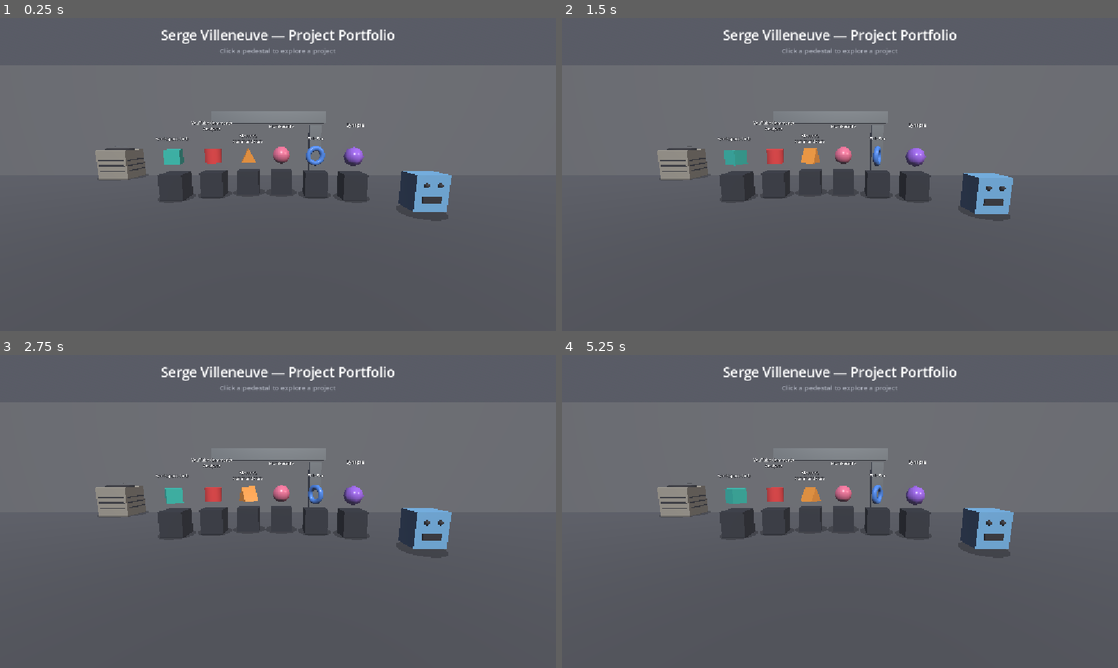
Above: before the commit, frames 1-4 (two rows, left to right).
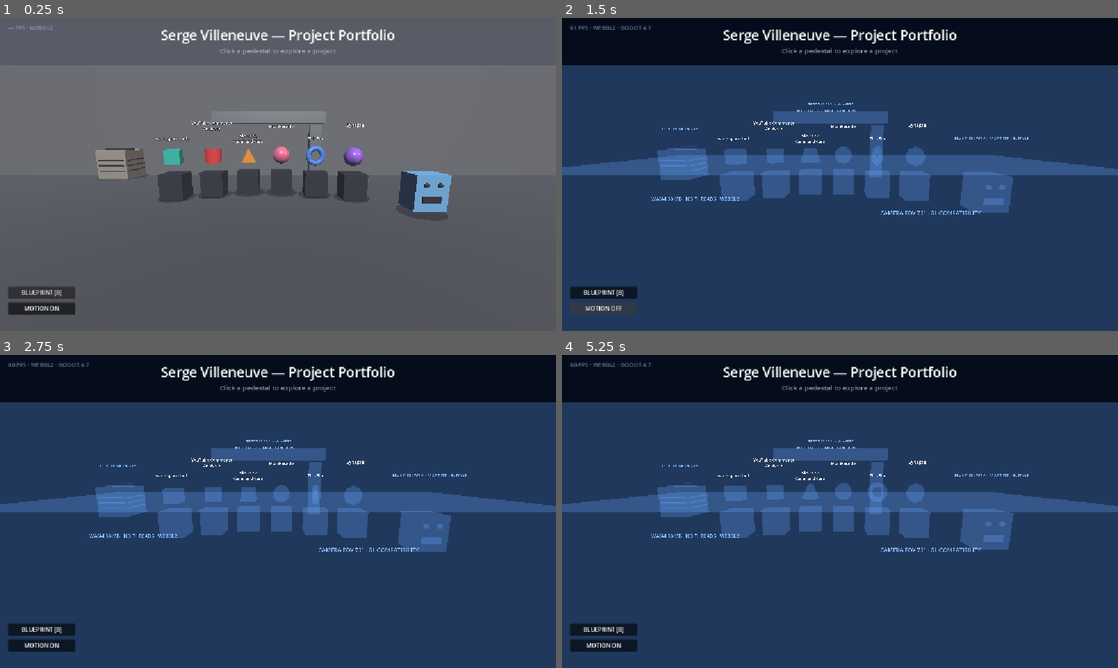
Above: after the commit, the same moments.

Repository: sergeville/Godot-3D-Webpage
Game: Godot game, scene res://scenes/boot/boot_screen.tscn
The game is run twice, just before and just after one commit, with the same random seed, the same clock (stepped at 60 frames per second) and the same inputs.
Inputs (mouse positions are in pixels of both pictures, inside the frame that each line leads up to):
- Up to frame 1 (0.25 s): no input
- Up to frame 2 (1.5 s): click (600, 293) at 0.5 s, where only the run after the commit has a clickable "BLUEPRINT [B]"; click (600, 309) at 1.25 s, where only the run after the commit has a clickable "MOTION ON"
- Up to frame 3 (2.75 s): click (38, 646) at 2 s, where only the run after the commit has a clickable "MOTION OFF"
- Up to frame 4 (5.25 s): click (600, 630) at 2.75 s, where only the run after the commit has a clickable "BLUEPRINT [B]"; click (600, 646) at 3.5 s, where only the run after the commit has a clickable "MOTION ON"; click (600, 646) at 4.25 s, where only the run after the commit has a clickable "MOTION OFF"; click (600, 630) at 5 s, where only the run after the commit has a clickable "BLUEPRINT [B]"

The runs differ from the first frame. In frame 1, 0.9% of the frame differs, in the area x 1-14%, y 2-95%; in frame 2, 99%; in frame 3, 99%; in frame 4, 99%, in the area x 0-100%, y 0-100%.

Commit message:
Add blueprint mode, control chips, and telemetry strip (MOV-170)
Inspired by dreiraum.studio:
- Blueprint mode (B key or chip): every mesh swaps to a shared unshaded
  translucent blueprint-blue material via material_override, environment
  goes navy, contact shadows hide, Label3D engineering callouts appear
  (condenser, duct run, pedestal count, buddy, wasm/webgl build info)
- Control chips bottom-left: BLUEPRINT [B] + MOTION ON/OFF (pauses the
  idle_motion group)
- Telemetry strip top-left: live FPS, WebGL2, Godot version

Co-Authored-By: Claude Fable 5 <noreply@anthropic.com>

Diff:
--- /dev/null
+++ b/materials/blueprint.tres
@@ -0,0 +1,9 @@
+[gd_resource type="StandardMaterial3D" format=3]
+
+[resource]
+transparency = 1
+shading_mode = 0
+albedo_color = Color(0.4, 0.65, 1, 0.28)
+emission_enabled = true
+emission = Color(0.3, 0.55, 1, 1)
+emission_energy_multiplier = 0.25
--- a/scenes/main/main_environment.gd
+++ b/scenes/main/main_environment.gd
@@ -1,9 +1,51 @@
 extends Node3D
-## Main environment: wires interactive anchors to the UI overlay.
+## Main environment: wires interactive anchors to the UI overlay and owns
+## blueprint mode (dreiraum-inspired): B key or chip swaps every mesh to a
+## shared translucent blueprint material, hides the fake contact shadows,
+## and reveals engineering callouts.
+
+const BLUEPRINT_MAT := preload("res://materials/blueprint.tres")
 
 @onready var ui_overlay: CanvasLayer = $UiOverlay
+@onready var world_env: WorldEnvironment = $WorldEnvironment
+@onready var callouts: Node3D = $BlueprintCallouts
+
+var _blueprint_on := false
+var _normal_env: Environment
+var _blueprint_env: Environment
 
 
 func _ready() -> void:
 	for anchor in get_tree().get_nodes_in_group("interactive_anchors"):
 		anchor.anchor_clicked.connect(ui_overlay.show_panel)
+	_normal_env = world_env.environment
+	_blueprint_env = Environment.new()
+	_blueprint_env.background_mode = Environment.BG_COLOR
+	_blueprint_env.background_color = Color(0.02, 0.05, 0.11)
+	_blueprint_env.ambient_light_source = Environment.AMBIENT_SOURCE_COLOR
+	_blueprint_env.ambient_light_color = Color(1, 1, 1)
+	_blueprint_env.ambient_light_energy = 1.0
+	ui_overlay.blueprint_toggled.connect(_set_blueprint)
+	ui_overlay.motion_toggled.connect(_set_motion)
+
+
+func _unhandled_input(event: InputEvent) -> void:
+	if event is InputEventKey and event.pressed and not event.echo and event.keycode == KEY_B:
+		ui_overlay.sync_blueprint_chip(not _blueprint_on)
+		_set_blueprint(not _blueprint_on)
+
+
+func _set_blueprint(on: bool) -> void:
+	_blueprint_on = on
+	world_env.environment = _blueprint_env if on else _normal_env
+	callouts.visible = on
+	for mesh in find_children("*", "MeshInstance3D", true, false):
+		if mesh.is_in_group("contact_shadows"):
+			mesh.visible = not on
+		else:
+			mesh.material_override = BLUEPRINT_MAT if on else null
+
+
+func _set_motion(on: bool) -> void:
+	for node in get_tree().get_nodes_in_group("idle_motion"):
+		node.set_process(on)
--- a/scenes/main/main_environment.tscn
+++ b/scenes/main/main_environment.tscn
@@ -222,7 +222,7 @@
 mesh = SubResource("mesh_duct_v")
 surface_material_override/0 = SubResource("mat_metal")
 
-[node name="CondenserShadow" type="MeshInstance3D" parent="."]
+[node name="CondenserShadow" type="MeshInstance3D" parent="." groups=["contact_shadows"]]
 transform = Transform3D(1, 0, 0, 0, 1, 0, 0, 0, 1, -8, 0.02, -4.2)
 mesh = SubResource("mesh_shadow_lg")
 surface_material_override/0 = SubResource("mat_shadow")
@@ -289,7 +289,7 @@
 script = ExtResource("2")
 anchor_id = "workspace_hub"
 
-[node name="Shadow" type="MeshInstance3D" parent="Pedestal1"]
+[node name="Shadow" type="MeshInstance3D" groups=["contact_shadows"] parent="Pedestal1"]
 transform = Transform3D(1, 0, 0, 0, 1, 0, 0, 0, 1, 0, 0.02, 0)
 mesh = SubResource("mesh_shadow_sm")
 surface_material_override/0 = SubResource("mat_shadow")
@@ -323,7 +323,7 @@
 script = ExtResource("2")
 anchor_id = "yca"
 
-[node name="Shadow" type="MeshInstance3D" parent="Pedestal2"]
+[node name="Shadow" type="MeshInstance3D" groups=["contact_shadows"] parent="Pedestal2"]
 transform = Transform3D(1, 0, 0, 0, 1, 0, 0, 0, 1, 0, 0.02, 0)
 mesh = SubResource("mesh_shadow_sm")
 surface_material_override/0 = SubResource("mat_shadow")
@@ -358,7 +358,7 @@
 script = ExtResource("2")
 anchor_id = "maverick"
 
-[node name="Shadow" type="MeshInstance3D" parent="Pedestal3"]
+[node name="Shadow" type="MeshInstance3D" groups=["contact_shadows"] parent="Pedestal3"]
 transform = Transform3D(1, 0, 0, 0, 1, 0, 0, 0, 1, 0, 0.02, 0)
 mesh = SubResource("mesh_shadow_sm")
 surface_material_override/0 = SubResource("mat_shadow")
@@ -393,7 +393,7 @@
 script = ExtResource("2")
 anchor_id = "momrecette"
 
-[node name="Shadow" type="MeshInstance3D" parent="Pedestal4"]
+[node name="Shadow" type="MeshInstance3D" groups=["contact_shadows"] parent="Pedestal4"]
 transform = Transform3D(1, 0, 0, 0, 1, 0, 0, 0, 1, 0, 0.02, 0)
 mesh = SubResource("mesh_shadow_sm")
 surface_material_override/0 = SubResource("mat_shadow")
@@ -427,7 +427,7 @@
 script = ExtResource("2")
 anchor_id = "godot_site"
 
-[node name="Shadow" type="MeshInstance3D" parent="Pedestal5"]
+[node name="Shadow" type="MeshInstance3D" groups=["contact_shadows"] parent="Pedestal5"]
 transform = Transform3D(1, 0, 0, 0, 1, 0, 0, 0, 1, 0, 0.02, 0)
 mesh = SubResource("mesh_shadow_sm")
 surface_material_override/0 = SubResource("mat_shadow")
@@ -461,7 +461,7 @@
 script = ExtResource("2")
 anchor_id = "synapse"
 
-[node name="Shadow" type="MeshInstance3D" parent="Pedestal6"]
+[node name="Shadow" type="MeshInstance3D" groups=["contact_shadows"] parent="Pedestal6"]
 transform = Transform3D(1, 0, 0, 0, 1, 0, 0, 0, 1, 0, 0.02, 0)
 mesh = SubResource("mesh_shadow_sm")
 surface_material_override/0 = SubResource("mat_shadow")
@@ -490,7 +490,7 @@
 transform = Transform3D(1, 0, 0, 0, 1, 0, 0, 0, 1, 0, 1.2, 0)
 shape = SubResource("shape_pedestal")
 
-[node name="BuddyShadow" type="MeshInstance3D" parent="."]
+[node name="BuddyShadow" type="MeshInstance3D" parent="." groups=["contact_shadows"]]
 transform = Transform3D(1, 0, 0, 0, 1, 0, 0, 0, 1, 4.6, 0.02, 1.3)
 mesh = SubResource("mesh_shadow_sm")
 surface_material_override/0 = SubResource("mat_shadow")
@@ -529,4 +529,61 @@
 transform = Transform3D(1, 0, 0, 0, 1, 0, 0, 0, 1, 0, 0.65, 0)
 shape = SubResource("shape_buddy")
 
+[node name="BlueprintCallouts" type="Node3D" parent="."]
+visible = false
+
+[node name="CalloutCondenser" type="Label3D" parent="BlueprintCallouts"]
+transform = Transform3D(1, 0, 0, 0, 1, 0, 0, 0, 1, -8, 2.6, -4.2)
+billboard = 1
+modulate = Color(0.55, 0.75, 1, 1)
+outline_modulate = Color(0.02, 0.05, 0.11, 1)
+text = "CONDENSER UNIT · FAN 240°/S"
+font_size = 26
+outline_size = 6
+
+[node name="CalloutDuct" type="Label3D" parent="BlueprintCallouts"]
+transform = Transform3D(1, 0, 0, 0, 1, 0, 0, 0, 1, 0, 3.9, -4.4)
+billboard = 1
+modulate = Color(0.55, 0.75, 1, 1)
+outline_modulate = Color(0.02, 0.05, 0.11, 1)
+text = "SUPPLY DUCT · 6 M RUN · GALVANIZED"
+font_size = 26
+outline_size = 6
+
+[node name="CalloutPedestals" type="Label3D" parent="BlueprintCallouts"]
+transform = Transform3D(1, 0, 0, 0, 1, 0, 0, 0, 1, 0, 3.1, -0.9)
+billboard = 1
+modulate = Color(0.55, 0.75, 1, 1)
+outline_modulate = Color(0.02, 0.05, 0.11, 1)
+text = "PEDESTALS × 6 · AREA3D ANCHORS"
+font_size = 26
+outline_size = 6
+
+[node name="CalloutBuddy" type="Label3D" parent="BlueprintCallouts"]
+transform = Transform3D(1, 0, 0, 0, 1, 0, 0, 0, 1, 4.6, 2.1, 1.3)
+billboard = 1
+modulate = Color(0.55, 0.75, 1, 1)
+outline_modulate = Color(0.02, 0.05, 0.11, 1)
+text = "HVAC BUDDY · MASCOT UNIT 01"
+font_size = 26
+outline_size = 6
+
+[node name="CalloutBuild" type="Label3D" parent="BlueprintCallouts"]
+transform = Transform3D(1, 0, 0, 0, 1, 0, 0, 0, 1, -3.4, 0.5, 1.6)
+billboard = 1
+modulate = Color(0.55, 0.75, 1, 1)
+outline_modulate = Color(0.02, 0.05, 0.11, 1)
+text = "WASM 38 MB · NO THREADS · WEBGL2"
+font_size = 26
+outline_size = 6
+
+[node name="CalloutCamera" type="Label3D" parent="BlueprintCallouts"]
+transform = Transform3D(1, 0, 0, 0, 1, 0, 0, 0, 1, 2.6, 0.4, 2.4)
+billboard = 1
+modulate = Color(0.55, 0.75, 1, 1)
+outline_modulate = Color(0.02, 0.05, 0.11, 1)
+text = "CAMERA FOV 75° · GL COMPATIBILITY"
+font_size = 26
+outline_size = 6
+
 [node name="UiOverlay" parent="." instance=ExtResource("3")]
--- a/scenes/ui/ui_overlay.gd
+++ b/scenes/ui/ui_overlay.gd
@@ -1,6 +1,10 @@
 extends CanvasLayer
 ## UI overlay: Control nodes anchored as a top layer over the 3D view.
-## Holds the project catalog — each pedestal's anchor_id keys into PROJECTS.
+## Holds the project catalog — each pedestal's anchor_id keys into PROJECTS —
+## plus the control chips (blueprint / motion) and the telemetry strip.
+
+signal blueprint_toggled(on: bool)
+signal motion_toggled(on: bool)
 
 const PROJECTS := {
 	"workspace_hub": {
@@ -45,14 +49,39 @@
 @onready var info_label: Label = $Root/InfoPanel/Margin/Column/InfoLabel
 @onready var github_button: Button = $Root/InfoPanel/Margin/Column/Buttons/GitHubButton
 @onready var close_button: Button = $Root/InfoPanel/Margin/Column/Buttons/CloseButton
+@onready var blueprint_chip: Button = $Root/Chips/BlueprintChip
+@onready var motion_chip: Button = $Root/Chips/MotionChip
+@onready var telemetry_label: Label = $Root/Telemetry
 
 var _current_url := ""
+var _fps_accum := 0.0
 
 
 func _ready() -> void:
 	close_button.pressed.connect(info_panel.hide)
 	github_button.pressed.connect(_open_github)
+	blueprint_chip.toggled.connect(func(on: bool) -> void: blueprint_toggled.emit(on))
+	motion_chip.toggled.connect(_on_motion_toggled)
 	info_panel.hide()
+
+
+func _process(delta: float) -> void:
+	_fps_accum += delta
+	if _fps_accum >= 0.5:
+		_fps_accum = 0.0
+		var v: Dictionary = Engine.get_version_info()
+		telemetry_label.text = "%d FPS · WEBGL2 · GODOT %s.%s" % [Engine.get_frames_per_second(), v.major, v.minor]
+
+
+## Reflect an externally driven blueprint state (e.g. the B key) on the chip
+## without re-emitting the toggled signal.
+func sync_blueprint_chip(on: bool) -> void:
+	blueprint_chip.set_pressed_no_signal(on)
+
+
+func _on_motion_toggled(on: bool) -> void:
+	motion_chip.text = "MOTION ON" if on else "MOTION OFF"
+	motion_toggled.emit(on)
 
 
 func show_panel(anchor_id: String) -> void:
--- a/scenes/ui/ui_overlay.tscn
+++ b/scenes/ui/ui_overlay.tscn
@@ -87,3 +87,38 @@
 [node name="CloseButton" type="Button" parent="Root/InfoPanel/Margin/Column/Buttons"]
 layout_mode = 2
 text = "Close"
+
+[node name="Chips" type="VBoxContainer" parent="Root"]
+layout_mode = 1
+anchors_preset = 2
+anchor_top = 1.0
+anchor_bottom = 1.0
+offset_left = 16.0
+offset_top = -92.0
+offset_right = 156.0
+offset_bottom = -16.0
+grow_vertical = 0
+theme_override_constants/separation = 8
+
+[node name="BlueprintChip" type="Button" parent="Root/Chips"]
+layout_mode = 2
+toggle_mode = true
+theme_override_font_sizes/font_size = 12
+text = "BLUEPRINT [B]"
+
+[node name="MotionChip" type="Button" parent="Root/Chips"]
+layout_mode = 2
+toggle_mode = true
+button_pressed = true
+theme_override_font_sizes/font_size = 12
+text = "MOTION ON"
+
+[node name="Telemetry" type="Label" parent="Root"]
+layout_mode = 1
+offset_left = 16.0
+offset_top = 12.0
+offset_right = 340.0
+offset_bottom = 32.0
+theme_override_colors/font_color = Color(0.6, 0.68, 0.8, 0.7)
+theme_override_font_sizes/font_size = 12
+text = "— FPS · WEBGL2"
--- a/scripts/idle_motion.gd
+++ b/scripts/idle_motion.gd
@@ -11,6 +11,7 @@
 
 
 func _ready() -> void:
+	add_to_group("idle_motion")
 	_base_y = position.y
 
 
